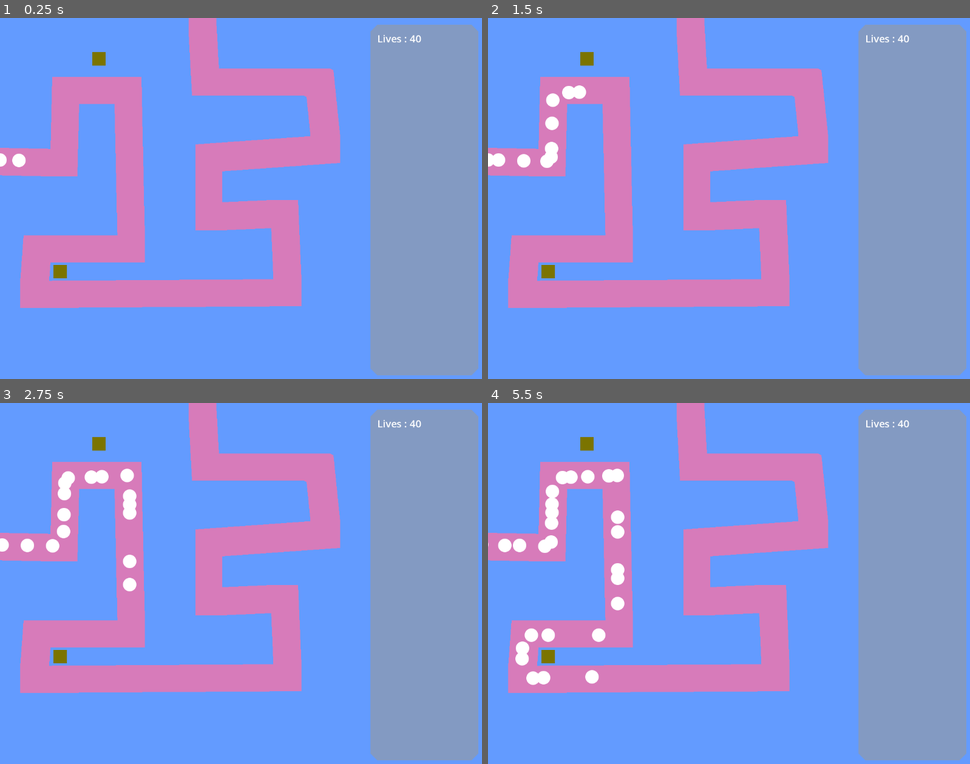
Above: before the commit, frames 1-4 (two rows, left to right).
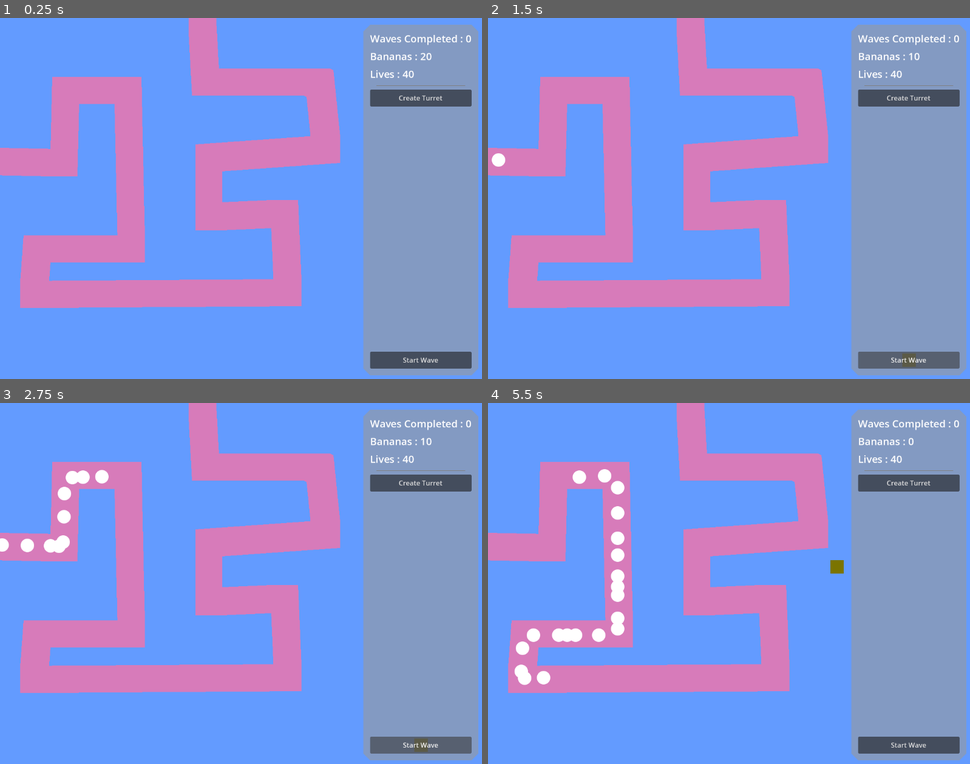
Above: after the commit, the same moments.

Repository: ZibelineDev/bloons_project
Game: Godot game, scene res://scenes/game/game.tscn
Same seed, same stepped clock (60 frames per second), same inputs: the game is played once before the commit and once after it.
Inputs (mouse positions are in pixels of both pictures, inside the frame that each line leads up to):
- Up to frame 1 (0.25 s): no input
- Up to frame 2 (1.5 s): click (907, 97) at 0.5 s, where only the run after the commit has a clickable "Create Turret"; click (907, 360) at 1.25 s, where only the run after the commit has a clickable "Start Wave"
- Up to frame 3 (2.75 s): click (419, 745) at 2 s, where only the run after the commit has a clickable "Start Wave"
- Up to frame 4 (5.5 s): click (907, 482) at 2.75 s, where only the run after the commit has a clickable "Create Turret"; click (907, 482) at 3.5 s, where only the run after the commit has a clickable "Create Turret"; click (907, 745) at 4.25 s, where only the run after the commit has a clickable "Start Wave"; move the mouse to (835, 565) at 5.02 s; press the mouse at (835, 565) at 5.03 s

The runs differ from the first frame. In frame 1, 4.2% of the frame differs, in the area x 0-98%, y 1-99%; in frame 2, 4.7%; in frame 3, 5.0%; in frame 4, 6.5%.

Commit message:
📦🐵🌊 Monkey Update + Wave Update

Diff:
--- /dev/null
+++ b/autoloads/currency/currency.gd
@@ -0,0 +1,32 @@
+class_name ACurrency extends Node
+
+
+signal currency_created(new_value : int, quantity : int)
+signal currency_consummed(new_value : int, quantity : int)
+signal currency_updated(new_value : int)
+
+
+var currency : int
+
+
+func initialise() -> void :
+	currency = 20
+
+	currency_updated.emit(currency)
+
+
+func create_currency(quantity : int) -> void :
+	currency += quantity
+
+	currency_created.emit(currency, quantity)
+	currency_updated.emit(currency)
+
+
+func consume_currency(quantity : int) -> Error :
+	if quantity > currency : return FAILED
+
+	currency -= quantity
+	currency_consummed.emit(currency, quantity)
+	currency_updated.emit(currency)
+
+	return OK
--- a/scenes/sounds/sounds.gd
+++ b/autoloads/sounds/sounds.gd
@@ -1,4 +1,7 @@
 class_name ASounds extends Node
+
+
+@export var muted : bool = false
 
 
 @onready var pew_pew: AudioStreamPlayer = %PewPew
@@ -6,8 +9,10 @@
 
 
 func play_pew_pew() -> void :
+	if muted : return
 	pew_pew.play()
 
 
 func play_bonk() -> void :
+	if muted : return
 	bonk.play()
--- a/scenes/sounds/sounds.tscn
+++ b/autoloads/sounds/sounds.tscn
@@ -1,7 +1,7 @@
 [gd_scene load_steps=11 format=3 uid="uid://e7uu54odx5ac"]
 
 [ext_resource type="AudioStream" uid="uid://dkkpjtr2q2uo6" path="res://assets/sounds/pew_1.wav" id="1_hbubl"]
-[ext_resource type="Script" uid="uid://bw2mi81lnvopl" path="res://scenes/sounds/sounds.gd" id="1_mg7lp"]
+[ext_resource type="Script" uid="uid://bw2mi81lnvopl" path="res://autoloads/sounds/sounds.gd" id="1_mg7lp"]
 [ext_resource type="AudioStream" uid="uid://b1jm5wd5uek6x" path="res://assets/sounds/pew_2.wav" id="2_mg7lp"]
 [ext_resource type="AudioStream" uid="uid://dnja2aus5edwi" path="res://assets/sounds/pew_3.wav" id="3_d8djq"]
 [ext_resource type="AudioStream" uid="uid://dgf4wmuvn64d4" path="res://assets/sounds/pew_4.wav" id="4_ak2ut"]
@@ -24,6 +24,7 @@
 
 [node name="Sounds" type="Node"]
 script = ExtResource("1_mg7lp")
+muted = true
 
 [node name="PewPew" type="AudioStreamPlayer" parent="."]
 unique_name_in_owner = true
--- a/components/balloon/balloon.gd
+++ b/components/balloon/balloon.gd
@@ -21,6 +21,7 @@
 
 func pop() -> void :
 	(Sounds as ASounds).play_pew_pew()
+	(Currency as ACurrency).create_currency(1)
 	queue_free()
 
 
--- a/components/turret/range_area.gd
+++ b/components/turret/range_area.gd
@@ -5,12 +5,7 @@
 var cooldown_progress : float = 0.0
 
 
-func _physics_process(delta : float) -> void :
-	if cooldown_progress <= 0.0 :
-		scan_for_balloons()
 
-	else :
-		cooldown_progress -= delta
 
 
 func scan_for_balloons() -> void :
--- /dev/null
+++ b/components/turret/turret.gd
@@ -0,0 +1,57 @@
+class_name Turret extends CharacterBody2D
+
+
+static var scene : String = "uid://dv7ks0wr8gaga"
+
+
+var ghosted : bool = true
+
+var cooldown : float = 0.5
+var cooldown_progress : float = 0.0
+
+
+func _ready() -> void :
+	ghosted = true
+	(%TurretCollision as CollisionShape2D).disabled = true
+
+
+func _physics_process(delta : float) -> void :
+	if ghosted : return
+
+	if cooldown_progress <= 0.0 :
+		scan_for_balloons()
+
+	else :
+		cooldown_progress -= delta
+
+
+static func create_ghost() -> Turret :
+	var turret : Turret = (load(scene) as PackedScene).instantiate()
+	return turret
+
+
+func is_colliding() -> bool :
+	if (%BodyArea as Area2D).get_overlapping_bodies().size() > 0 :
+		return true
+	return false
+
+
+func place() -> void :
+	ghosted = false
+	(%TurretCollision as CollisionShape2D).disabled = false
+	(%BodyArea as Area2D).monitoring = false
+	move_and_slide()
+
+
+func scan_for_balloons() -> void :
+	var balloon_bodies : Array[Node2D] = (%RangeArea as Area2D).get_overlapping_bodies()
+	var target : BalloonBody = null
+
+	for balloon_body : BalloonBody in balloon_bodies :
+		print("Scanning a Balloon")
+		if target == null or target.get_progress_ratio() < balloon_body.get_progress_ratio() :
+			target = balloon_body
+
+	if target :
+		target.hit()
+		cooldown_progress = cooldown
--- a/components/turret/turret.tscn
+++ b/components/turret/turret.tscn
@@ -1,22 +1,38 @@
-[gd_scene load_steps=4 format=3 uid="uid://dv7ks0wr8gaga"]
+[gd_scene load_steps=6 format=3 uid="uid://dv7ks0wr8gaga"]
 
+[ext_resource type="Script" uid="uid://dstvxhlt8nd77" path="res://components/turret/turret.gd" id="1_csn5j"]
 [ext_resource type="Texture2D" uid="uid://c3p8eikgvro2q" path="res://assets/textures/turret_placeholder.png" id="1_gh4e7"]
 [ext_resource type="Script" uid="uid://bfsfyc3b0cuqi" path="res://components/turret/range_area.gd" id="2_irrmp"]
 
 [sub_resource type="CircleShape2D" id="CircleShape2D_irrmp"]
 radius = 100.0
 
-[node name="Turret" type="StaticBody2D"]
+[sub_resource type="RectangleShape2D" id="RectangleShape2D_csn5j"]
+size = Vector2(32, 32)
+
+[node name="Turret" type="CharacterBody2D"]
+script = ExtResource("1_csn5j")
 
 [node name="Sprite2D" type="Sprite2D" parent="."]
 modulate = Color(0.480552, 0.456792, 4.81307e-07, 1)
 texture = ExtResource("1_gh4e7")
 
 [node name="RangeArea" type="Area2D" parent="."]
+unique_name_in_owner = true
 collision_layer = 2
 collision_mask = 2
 script = ExtResource("2_irrmp")
 
-[node name="CollisionShape2D" type="CollisionShape2D" parent="RangeArea"]
+[node name="RangeAreaCollision" type="CollisionShape2D" parent="RangeArea"]
 shape = SubResource("CircleShape2D_irrmp")
 debug_color = Color(0.972699, 0.165938, 0, 0.42)
+
+[node name="BodyArea" type="Area2D" parent="."]
+unique_name_in_owner = true
+
+[node name="BodyAreaCollision" type="CollisionShape2D" parent="BodyArea"]
+shape = SubResource("RectangleShape2D_csn5j")
+
+[node name="TurretCollision" type="CollisionShape2D" parent="."]
+unique_name_in_owner = true
+shape = SubResource("RectangleShape2D_csn5j")
--- a/project.godot
+++ b/project.godot
@@ -17,7 +17,8 @@
 
 [autoload]
 
-Sounds="*res://scenes/sounds/sounds.tscn"
+Sounds="*res://autoloads/sounds/sounds.tscn"
+Currency="*res://autoloads/currency/currency.gd"
 
 [debug]
 
@@ -35,15 +36,29 @@
 
 folder_colors={
 "res://assets/": "red",
+"res://autoloads/": "gray",
 "res://components/": "orange",
 "res://scenes/": "blue",
 "res://scenes/game/": "gray",
 "res://scenes/user_interface/": "green"
 }
 
+[input]
+
+left_click={
+"deadzone": 0.2,
+"events": [Object(InputEventMouseButton,"resource_local_to_scene":false,"resource_name":"","device":-1,"window_id":0,"alt_pressed":false,"shift_pressed":false,"ctrl_pressed":false,"meta_pressed":false,"button_mask":0,"position":Vector2(0, 0),"global_position":Vector2(0, 0),"factor":1.0,"button_index":1,"canceled":false,"pressed":false,"double_click":false,"script":null)
+]
+}
+cancel={
+"deadzone": 0.2,
+"events": [Object(InputEventKey,"resource_local_to_scene":false,"resource_name":"","device":-1,"window_id":0,"alt_pressed":false,"shift_pressed":false,"ctrl_pressed":false,"meta_pressed":false,"pressed":false,"keycode":0,"physical_keycode":4194305,"key_label":0,"unicode":0,"location":0,"echo":false,"script":null)
+]
+}
+
 [layer_names]
 
-2d_physics/layer_1="Physical Collision"
+2d_physics/layer_1="Turret Layer"
 2d_physics/layer_2="Balloon Layer"
 
 [rendering]
--- a/scenes/game/game.gd
+++ b/scenes/game/game.gd
@@ -17,6 +17,8 @@
 func _ready() -> void :
 	lives = 40
 	lives_updated.emit(40)
+	(Currency as ACurrency).initialise()
+	Waves.ref.initialise()
 
 
 func lose_life(quantity : int = 1) -> void :
--- /dev/null
+++ b/scenes/user_interface/currency.gd
@@ -0,0 +1,9 @@
+class_name CurrencyLabel extends Label
+
+
+func _ready() -> void :
+	(Currency as ACurrency).currency_updated.connect(on_currency_created)
+
+
+func on_currency_created(new_value : int) -> void :
+	text = "Bananas : %s" %new_value
--- /dev/null
+++ b/scenes/user_interface/user_interface.gd
@@ -0,0 +1,19 @@
+class_name UserInterface extends MarginContainer
+
+
+static var ref : UserInterface
+
+
+func _init() -> void :
+	ref = self
+
+
+signal create_turret_pressed
+
+
+func _ready() -> void :
+	(%CreateTurret as Button).pressed.connect(on_create_turret_button_pressed)
+
+
+func on_create_turret_button_pressed() -> void :
+	create_turret_pressed.emit()
--- a/scenes/user_interface/user_interface.tscn
+++ b/scenes/user_interface/user_interface.tscn
@@ -1,6 +1,10 @@
-[gd_scene load_steps=3 format=3 uid="uid://d2ldgbb583gaj"]
+[gd_scene load_steps=7 format=3 uid="uid://d2ldgbb583gaj"]
 
+[ext_resource type="Script" uid="uid://dd01ctl8g123p" path="res://scenes/user_interface/user_interface.gd" id="1_cj8yd"]
+[ext_resource type="Script" uid="uid://cncjctkjk0bso" path="res://scenes/user_interface/currency.gd" id="1_e2uov"]
 [ext_resource type="Script" uid="uid://s6bwnbu6ct70" path="res://scenes/user_interface/lives.gd" id="1_yqwyh"]
+[ext_resource type="Script" uid="uid://st8w3mpbiey3" path="res://scenes/user_interface/wave.gd" id="2_f1hci"]
+[ext_resource type="Script" uid="uid://c50s11rutbtsj" path="res://scenes/user_interface/wave_button.gd" id="4_2dtu1"]
 
 [sub_resource type="StyleBoxFlat" id="StyleBoxFlat_8n7gi"]
 bg_color = Color(0.6, 0.6, 0.6, 0.6)
@@ -10,7 +14,7 @@
 corner_radius_bottom_left = 16
 corner_detail = 1
 
-[node name="MarginContainer" type="MarginContainer"]
+[node name="UserInterface" type="MarginContainer"]
 custom_minimum_size = Vector2(288, 0)
 anchors_preset = 11
 anchor_left = 1.0
@@ -22,6 +26,7 @@
 theme_override_constants/margin_top = 16
 theme_override_constants/margin_right = 16
 theme_override_constants/margin_bottom = 16
+script = ExtResource("1_cj8yd")
 
 [node name="PanelContainer" type="PanelContainer" parent="."]
 layout_mode = 2
@@ -36,9 +41,49 @@
 
 [node name="VBoxContainer" type="VBoxContainer" parent="PanelContainer/MarginContainer"]
 layout_mode = 2
+theme_override_constants/separation = 8
+
+[node name="Wave" type="Label" parent="PanelContainer/MarginContainer/VBoxContainer"]
+layout_mode = 2
+theme_type_variation = &"HeaderMedium"
+text = "Wave : <value>"
+script = ExtResource("2_f1hci")
+
+[node name="Currency" type="Label" parent="PanelContainer/MarginContainer/VBoxContainer"]
+layout_mode = 2
+theme_type_variation = &"HeaderMedium"
+text = "Currency : <value>"
+script = ExtResource("1_e2uov")
 
 [node name="Lives" type="Label" parent="PanelContainer/MarginContainer/VBoxContainer"]
 layout_mode = 2
 theme_type_variation = &"HeaderMedium"
 text = "Lives : <value>"
 script = ExtResource("1_yqwyh")
+
+[node name="MarginContainer" type="MarginContainer" parent="PanelContainer/MarginContainer/VBoxContainer"]
+layout_mode = 2
+theme_override_constants/margin_left = 16
+theme_override_constants/margin_right = 16
+
+[node name="HSeparator" type="HSeparator" parent="PanelContainer/MarginContainer/VBoxContainer/MarginContainer"]
+layout_mode = 2
+
+[node name="CreateTurret" type="Button" parent="PanelContainer/MarginContainer/VBoxContainer"]
+unique_name_in_owner = true
+custom_minimum_size = Vector2(0, 40)
+layout_mode = 2
+focus_mode = 0
+text = "Create Turret"
+
+[node name="Space" type="Control" parent="PanelContainer/MarginContainer/VBoxContainer"]
+layout_mode = 2
+size_flags_vertical = 3
+
+[node name="WaveButton" type="Button" parent="PanelContainer/MarginContainer/VBoxContainer"]
+unique_name_in_owner = true
+custom_minimum_size = Vector2(0, 40)
+layout_mode = 2
+focus_mode = 0
+text = "Start Wave"
+script = ExtResource("4_2dtu1")
--- /dev/null
+++ b/scenes/user_interface/wave.gd
@@ -0,0 +1,9 @@
+class_name WaveLabel extends Label
+
+
+func _ready() -> void :
+	Waves.ref.wave_completed.connect(on_wave_completed)
+
+
+func on_wave_completed(new_value : int) -> void :
+	text = "Waves Completed : %s" %new_value
--- /dev/null
+++ b/scenes/user_interface/wave_button.gd
@@ -0,0 +1,17 @@
+class_name WaveButton extends Button
+
+
+func _ready() -> void :
+	pressed.connect(on_pressed)
+
+
+func on_wave_intited() -> void :
+	disabled = true
+
+
+func on_wave_completed() -> void :
+	disabled = false
+
+
+func on_pressed() -> void :
+	Waves.ref.initiate_wave()
--- a/scenes/world/balloon_path.gd
+++ b/scenes/world/balloon_path.gd
@@ -1,14 +1,107 @@
-class_name BalloonPath extends Path2D
+class_name Waves extends Path2D
+
+static var ref : Waves
+
+func _init() -> void :
+	ref = self
 
 
-func _ready() -> void :
-	spawn_wave_01()
+signal wave_initiated(wave_index : int)
+signal wave_completed(completed_waves : int)
+
+
+var completed_waves : int
+var wave_active : bool
+
+var spawn_completed : bool
+
+
+var waves : Array[Callable] = [
+	spawn_wave_01,
+	spawn_wave_02,
+	spawn_wave_03,
+]
+var wave_rewards : Array[int] = [
+	10,
+	15,
+	25,
+]
+
+
+func _physics_process(_delta : float) -> void :
+	if wave_active and spawn_completed :
+		if get_child_count() == 0 :
+			close_wave()
+
+
+func initialise() -> void :
+	completed_waves = 0
+	wave_active = false
+	wave_completed.emit(completed_waves)
+
+
+func initiate_wave() -> void :
+	if wave_active : return
+
+	wave_active = true
+	spawn_completed = false
+	waves[completed_waves].call()
+	wave_initiated.emit(completed_waves + 1)
+
+
+func close_wave() -> void :
+	if not wave_active : return
+
+	wave_active = false
+	(Currency as ACurrency).create_currency(wave_rewards[completed_waves])
+	completed_waves += 1
+	wave_completed.emit(completed_waves)
 
 
 func spawn_wave_01() -> void :
-	var timer : float = 0.2
+	var timer : float
 
-	for index : int in range(40) :
+	for index : int in range(20) :
 		add_child(Balloon.create())
 		timer = randf_range(0.05, 0.2)
 		await get_tree().create_timer(timer).timeout
+
+	spawn_completed = true
+
+
+func spawn_wave_02() -> void :
+	var timer : float
+
+	for index : int in range(20) :
+		add_child(Balloon.create())
+		timer = randf_range(0.05, 0.2)
+		await get_tree().create_timer(timer).timeout
+
+	timer = 3.0
+	await get_tree().create_timer(timer).timeout
+
+	for index : int in range(20) :
+		add_child(Balloon.create())
+		timer = randf_range(0.05, 0.2)
+		await get_tree().create_timer(timer).timeout
+
+	spawn_completed = true
+
+
+func spawn_wave_03() -> void :
+	var timer : float
+
+	for index : int in range(30) :
+		add_child(Balloon.create())
+		timer = randf_range(0.03, 0.18)
+		await get_tree().create_timer(timer).timeout
+
+	timer = 3.0
+	await get_tree().create_timer(timer).timeout
+
+	for index : int in range(30) :
+		add_child(Balloon.create())
+		timer = randf_range(0.03, 0.18)
+		await get_tree().create_timer(timer).timeout
+
+	spawn_completed = true
--- /dev/null
+++ b/scenes/world/turrets.gd
@@ -0,0 +1,48 @@
+class_name Turrets2D extends Node2D
+
+
+var ghost_turret : Turret = null
+
+
+func _ready() -> void :
+	UserInterface.ref.create_turret_pressed.connect(on_create_turret_pressed)
+
+
+func _input(event : InputEvent) -> void :
+	if not ghost_turret : return
+
+	if event is InputEventMouse :
+		ghost_turret.position = (event as InputEventMouse).position
+
+	if event.is_action_pressed("left_click") :
+		try_to_place()
+
+	if event.is_action_pressed("cancel") :
+		refund_turret()
+
+
+func create_ghost_turret() -> void :
+	if ghost_turret : return
+	ghost_turret = Turret.create_ghost()
+	add_child(ghost_turret)
+
+
+func try_to_place() -> void :
+	if ghost_turret.is_colliding() : return
+	ghost_turret.place()
+	ghost_turret = null
+
+
+func refund_turret() -> void :
+	ghost_turret.queue_free()
+	ghost_turret = null
+	(Currency as ACurrency).create_currency(10)
+
+
+func try_to_purchase() -> void :
+	if not (Currency as ACurrency).consume_currency(10) :
+		create_ghost_turret()
+
+
+func on_create_turret_pressed() -> void :
+	try_to_purchase()
--- /dev/null
+++ b/scenes/world/world.gd
@@ -0,0 +1 @@
+class_name World extends Node2D
--- a/scenes/world/world.tscn
+++ b/scenes/world/world.tscn
@@ -1,9 +1,10 @@
-[gd_scene load_steps=6 format=3 uid="uid://b56y4ugo6mni"]
+[gd_scene load_steps=8 format=3 uid="uid://b56y4ugo6mni"]
 
 [ext_resource type="Texture2D" uid="uid://pb8y81dnnlxg" path="res://assets/textures/world_placeholder.png" id="1_dphjl"]
+[ext_resource type="Script" uid="uid://bd8caswo6j235" path="res://scenes/world/world.gd" id="1_v5dby"]
 [ext_resource type="Texture2D" uid="uid://dqgdiavrlcgxw" path="res://assets/textures/path_placeholder.png" id="2_sl2e5"]
 [ext_resource type="Script" uid="uid://ctf20c6lwfmcy" path="res://scenes/world/balloon_path.gd" id="3_1fp7r"]
-[ext_resource type="PackedScene" uid="uid://dv7ks0wr8gaga" path="res://components/turret/turret.tscn" id="4_6m72w"]
+[ext_resource type="Script" uid="uid://bbuop8ui68av2" path="res://scenes/world/turrets.gd" id="4_t5ptc"]
 
 [sub_resource type="Curve2D" id="Curve2D_sl2e5"]
 _data = {
@@ -11,7 +12,11 @@
 }
 point_count = 15
 
+[sub_resource type="RectangleShape2D" id="RectangleShape2D_t5ptc"]
+size = Vector2(298, 868)
+
 [node name="World" type="Node2D"]
+script = ExtResource("1_v5dby")
 
 [node name="WorldPlaceholder" type="Sprite2D" parent="."]
 texture = ExtResource("1_dphjl")
@@ -21,12 +26,21 @@
 texture = ExtResource("2_sl2e5")
 centered = false
 
-[node name="Turret" parent="." instance=ExtResource("4_6m72w")]
-position = Vector2(235, 97)
-
-[node name="Turret2" parent="." instance=ExtResource("4_6m72w")]
-position = Vector2(143, 602)
+[node name="Turrets" type="Node2D" parent="."]
+script = ExtResource("4_t5ptc")
 
 [node name="BalloonPath" type="Path2D" parent="."]
 curve = SubResource("Curve2D_sl2e5")
 script = ExtResource("3_1fp7r")
+
+[node name="PathCollider" type="StaticBody2D" parent="."]
+
+[node name="CollisionPolygon2D" type="CollisionPolygon2D" parent="PathCollider"]
+polygon = PackedVector2Array(0, 309, 117, 309, 122, 140, 337, 142, 345, 577, 119, 579, 116, 621, 648, 620, 643, 496, 464, 501, 462, 302, 734, 281, 726, 185, 455, 183, 447, -17, 514, -8, 520, 118, 787, 120, 808, 343, 529, 363, 527, 437, 707, 431, 715, 684, 50, 686, 56, 517, 278, 517, 273, 205, 188, 205, 183, 376, -8, 371, -8, 308)
+
+[node name="CollisionShape2D" type="CollisionShape2D" parent="PathCollider"]
+position = Vector2(1004, 431)
+shape = SubResource("RectangleShape2D_t5ptc")
+
+[node name="CollisionPolygon2D2" type="CollisionPolygon2D" parent="PathCollider"]
+polygon = PackedVector2Array(853, 2, 854, 865, -1, 864, -39, 934, 1224, 935, 1227, -80, -95, -77, -40, 930, -1, 862, -1, -3)
Not shown, added: autoloads/currency/currency.gd.uid
Renamed: scenes/sounds/sounds.gd.uid -> autoloads/sounds/sounds.gd.uid
Not shown, added: components/turret/turret.gd.uid
Not shown, added: scenes/user_interface/currency.gd.uid
Not shown, added: scenes/user_interface/user_interface.gd.uid
Not shown, added: scenes/user_interface/wave.gd.uid
Not shown, added: scenes/user_interface/wave_button.gd.uid
Not shown, added: scenes/world/turrets.gd.uid
Not shown, added: scenes/world/world.gd.uid
